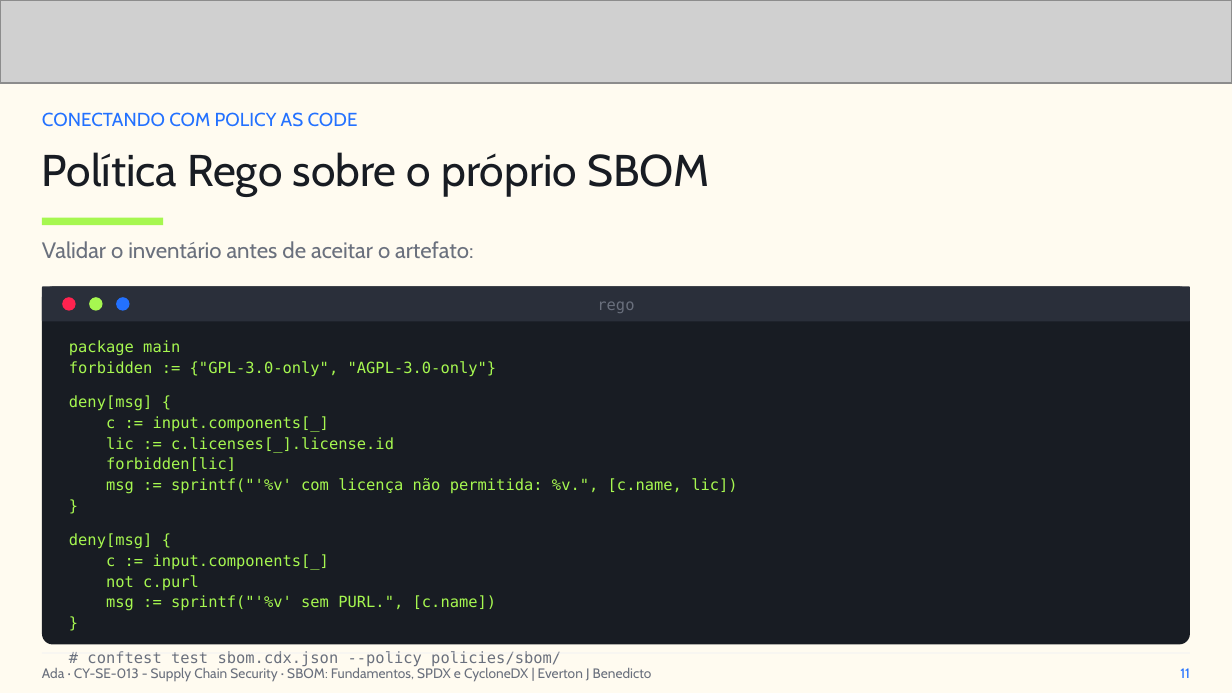
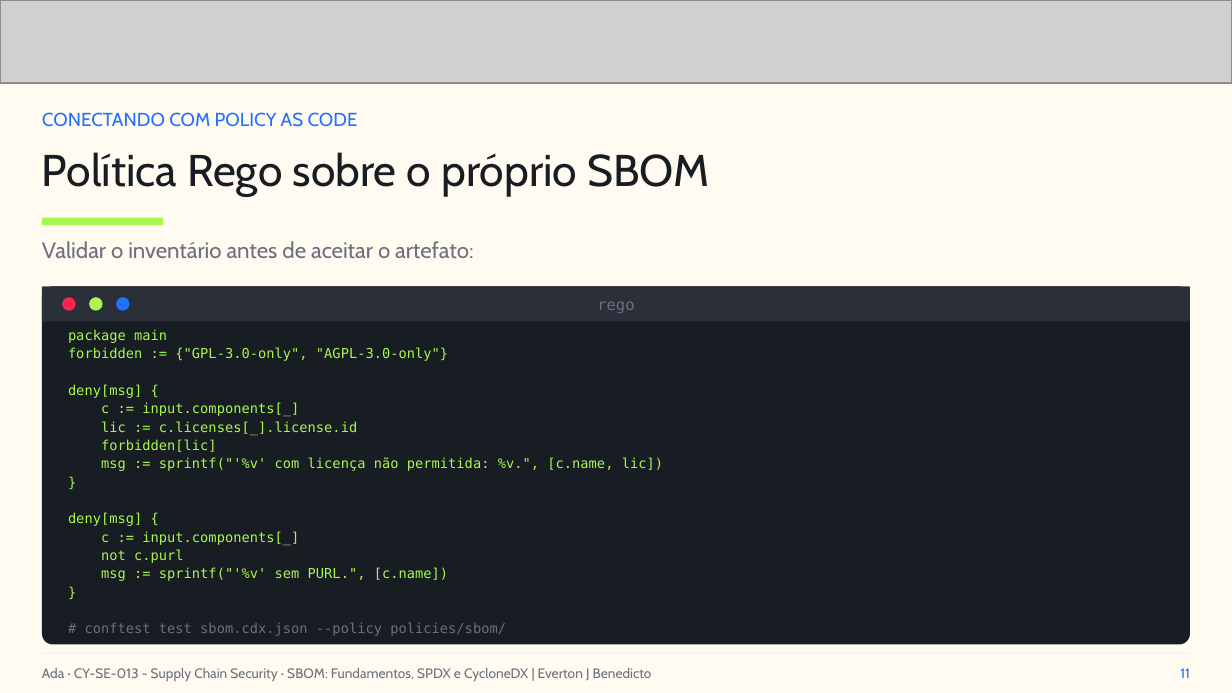
Before and after one commit to everton-dev/AdaTech.Aulas, a slide deck: slide 11 of CY-SE-013 - Supply Chain Security/slides/Aula_04_SBOM_Fundamentos_SPDX_e_CycloneDX.pptx. Drawn at 1232x693 pixels with LibreOffice and Linux fonts; fonts in the diff are those of the drawing; grey boxes stand for pictures. Boxes give left, top, right and bottom in pixels: in the first picture for what was removed or moved away, otherwise in the second. Text is boxed around its words. In the diff, an @@ line names an element or a change of style, - is before the commit and + after.

```diff
--- a/CY-SE-013 - Supply Chain Security/slides/Aula_04_SBOM_Fundamentos_SPDX_e_CycloneDX.pptx
+++ b/CY-SE-013 - Supply Chain Security/slides/Aula_04_SBOM_Fundamentos_SPDX_e_CycloneDX.pptx
@@ text "package main": place and size @@
-text "package main" at [69,340,737,666]
+text "package main" at [68,329,663,636]
@@ text "package main" at [68,329,663,636]: size 9 to 8 pt @@
```
Also in this commit, not shown: 6 other slides changed, 1 slide added, 17 other files.
